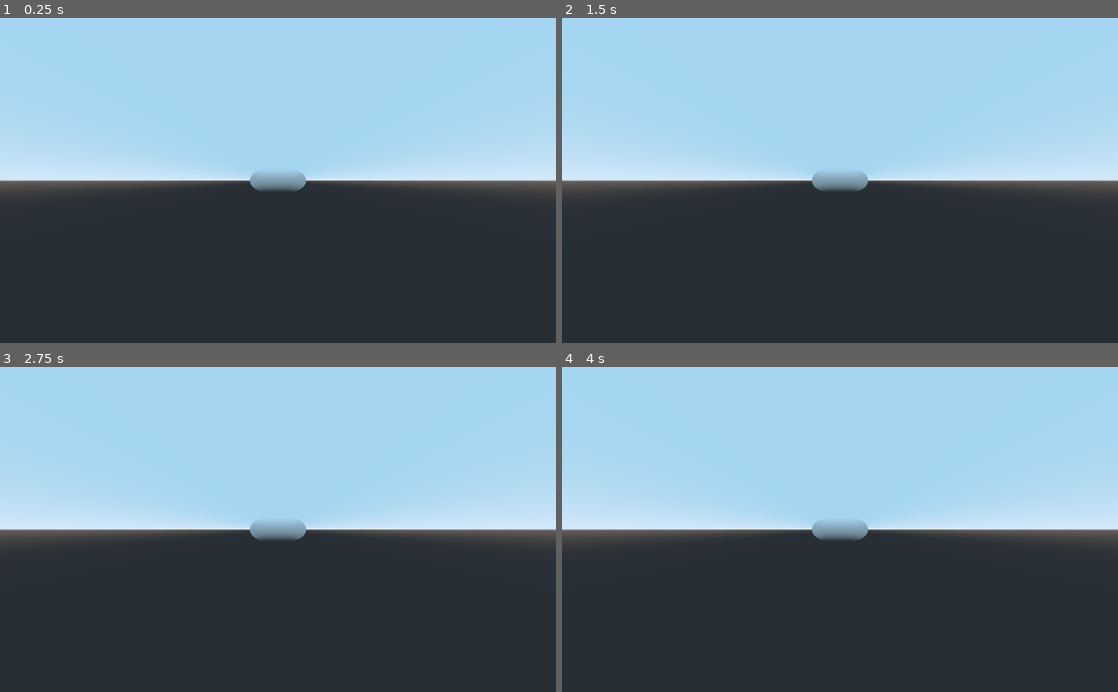
Above: before the commit, frames 1-4 (two rows, left to right).
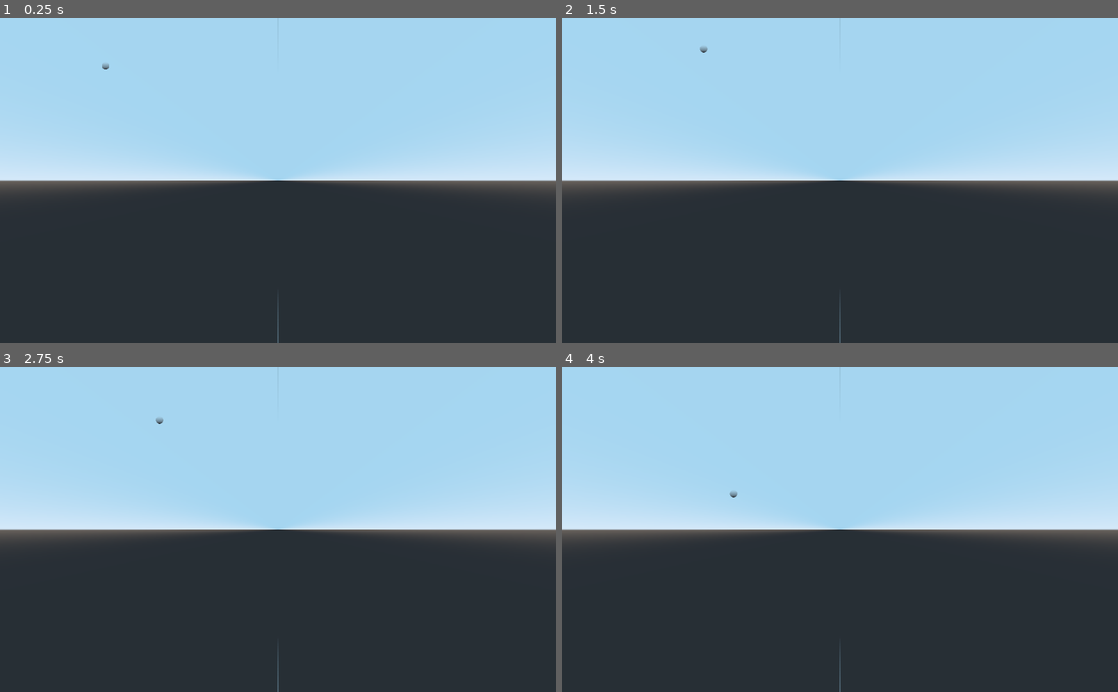
Above: after the commit, the same moments.

Repository: le-cds/untitledgamejam18
Game: Godot game, scene res://scenes/World.tscn
The game is run twice, just before and just after one commit, with the same random seed, the same clock (stepped at 60 frames per second) and the same inputs.
Inputs (mouse positions are in pixels of both pictures, inside the frame that each line leads up to):
- Up to frame 1 (0.25 s): no input
- Up to frame 2 (1.5 s): tap Enter (ui_accept) at 0.5, 0.77, 1.25 s; move the mouse to (962, 164) at 0.52 s; click (962, 164) at 0.67 s; drag from (728, 196) to (812, 245) at 1.27 s
- Up to frame 3 (2.75 s): move the mouse to (333, 458) at 2.02 s; click (333, 458) at 2.17 s
- Up to frame 4 (4 s): drag from (812, 594) to (673, 480) at 2.77 s; move the mouse to (1006, 578) at 3.52 s; click (1006, 578) at 3.67 s; tap Enter (ui_accept) at 3.77 s

The runs differ from the first frame. In frame 1, 0.6% of the frame differs, in the area x 18-56%, y 14-100%; in frame 2, 0.6%, in the area x 24-56%, y 8-100%; in frame 3, 0.6%; in frame 4, 0.6%.

Commit message:
Add Plane scene

Diff:
--- /dev/null
+++ b/glider/scenes/Plane.gd
@@ -0,0 +1,48 @@
+extends KinematicBody
+
+
+# m^2
+export var wing_area: float = 20.0
+# kg
+export var plane_mass: float = 100.0
+
+export var lift_coefficient: float  = 1.0
+export var drag_coefficient: float  = 1.0
+export var air_density: float  = 1.0
+export var initial_velocity: Vector3 = Vector3(20.0, 0.0, 0.0)
+export var initial_angle: float = -5.0
+export var gravity: float = 9.81
+
+# Velocity in m/s
+var _velocity: Vector3 = Vector3.ZERO
+# earths gravity in m/s
+
+
+# Called when the node enters the scene tree for the first time.
+func _ready():
+    rotation = Vector3(0.0, 0.0, deg2rad(initial_angle))
+    _velocity = initial_velocity
+
+func _physics_process(delta):
+    var _lift_amplitude = 0.5 * lift_coefficient * air_density * _velocity.x * _velocity.x * wing_area
+    var _drag_amplitude = 0.5 * drag_coefficient * air_density * _velocity.x * _velocity.x * wing_area
+    var _weight_force = plane_mass * gravity
+
+    var _force = Vector3(
+        _lift_amplitude * sin(rotation.x) - _drag_amplitude * cos(rotation.x),
+        _lift_amplitude * cos(rotation.x) + _drag_amplitude * sin(rotation.x) - _weight_force,
+        0.0
+    )
+
+    var _acceleration = _force / plane_mass
+
+    _velocity += _acceleration * delta
+
+    move_and_collide(_velocity * delta)
+    # var _lift_force = Vector3(sin(_body.rotation.z), 0.0, 0.0) * _lift_amplitude
+    # var _drag_force = Vector3(0.0 ,cos(_body.rotation.z), 0.0) * _lift_amplitude
+
+    # var _wing_loading: float = plane_weight / wing_area
+
+    # _velocity.x = sqrt(2.0 * gravity * _wing_loading / air_density * lift_coefficient)
+    # _body.move_and_collide(_velocity)
--- /dev/null
+++ b/glider/scenes/Plane.tscn
@@ -0,0 +1,17 @@
+[gd_scene load_steps=4 format=2]
+
+[ext_resource path="res://scenes/Plane.gd" type="Script" id=1]
+
+[sub_resource type="CapsuleMesh" id=1]
+
+[sub_resource type="CapsuleShape" id=2]
+
+[node name="KinematicBody" type="KinematicBody"]
+script = ExtResource( 1 )
+
+[node name="PlaneMesh" type="MeshInstance" parent="."]
+mesh = SubResource( 1 )
+material/0 = null
+
+[node name="CollisionShape" type="CollisionShape" parent="."]
+shape = SubResource( 2 )
--- a/glider/scenes/World.tscn
+++ b/glider/scenes/World.tscn
@@ -1,15 +1,16 @@
 [gd_scene load_steps=2 format=2]
 
-[sub_resource type="CapsuleMesh" id=1]
+[ext_resource path="res://scenes/Plane.tscn" type="PackedScene" id=1]
 
 [node name="World" type="Spatial"]
 
-[node name="MeshInstance" type="MeshInstance" parent="."]
-transform = Transform( -1.32561e-08, 0, 0.303264, 0, 0.19383, 0, -0.206863, 0, -9.04226e-09, 0, 0, 0 )
-mesh = SubResource( 1 )
-material/0 = null
+[node name="Plane" parent="." instance=ExtResource( 1 )]
+transform = Transform( -1.62921e-07, 0, 1, 0, 1, 0, -1, 0, -1.62921e-07, 0, 0, 0 )
+initial_angle = 5.0
 
-[node name="Camera" type="Camera" parent="MeshInstance"]
-transform = Transform( -1.44137e-07, 0, -4.83412, 0, 5.15915, 0, 3.29746, 0, -2.11306e-07, -14.6591, 0, -6.40771e-07 )
+[node name="Camera" type="Camera" parent="."]
+transform = Transform( 1, 0, 0, 0, 1, 0, 0, 0, 1, 50, -30, 10 )
 projection = 1
-size = 5.27187
+current = true
+fov = 91.049
+size = 86.97
